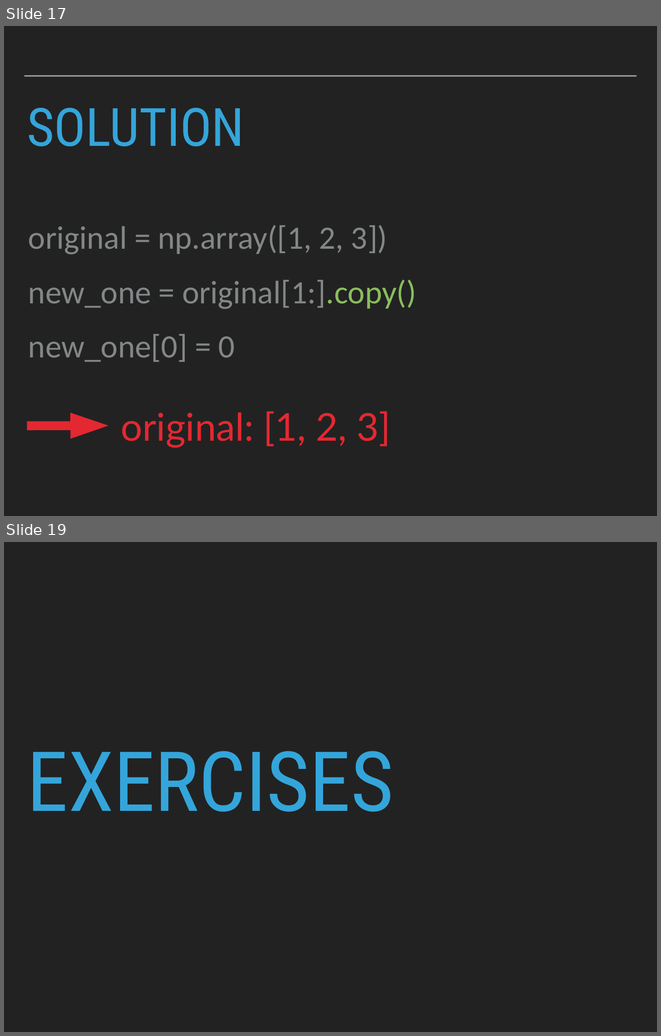
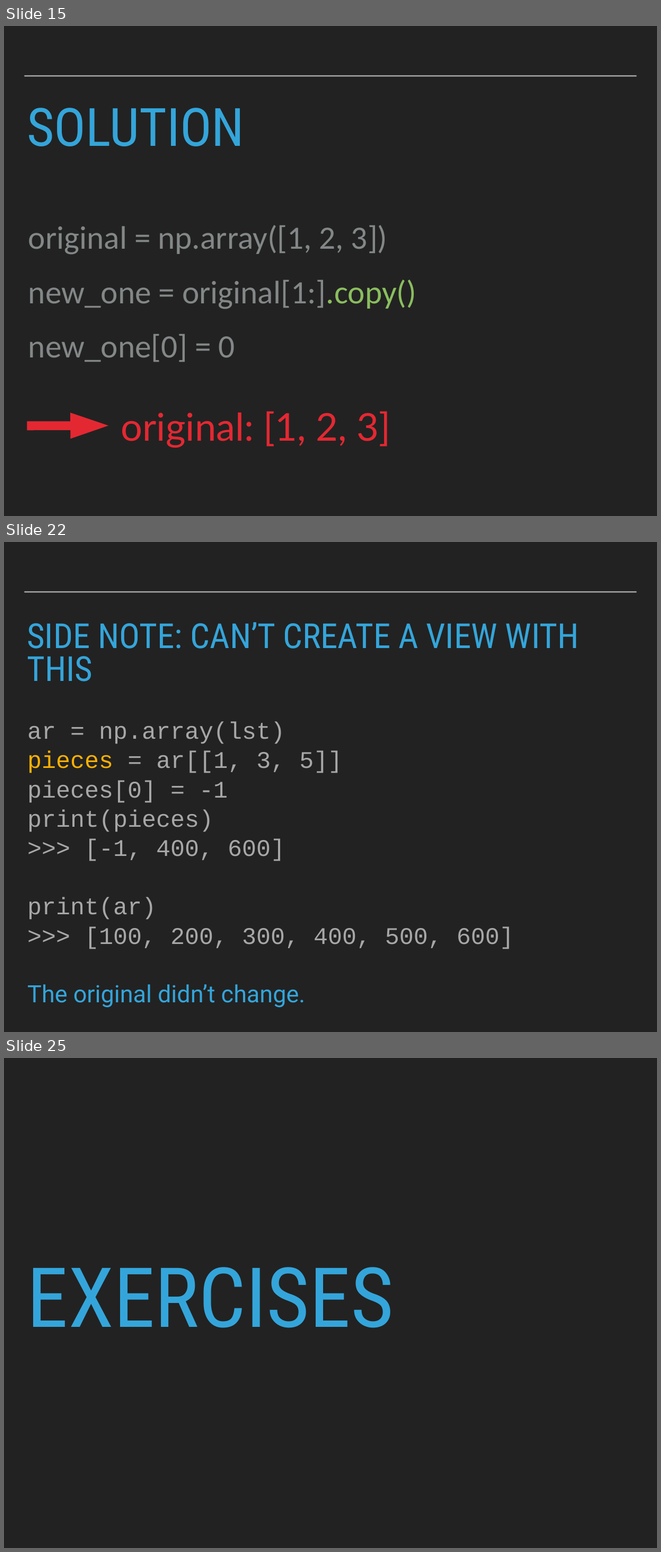
Before and after one commit to patricks1/python-for-data-science, a slide deck: Session05/Session5_Slides.pptx. Shown one above the other, each under a label of ours: slides 17 and 19 before the commit, slides 15, 22 and 25 after it; the slides between them are not shown. The pictures are 661x1036 and 661x1552 pixels, drawn with LibreOffice and Linux fonts; fonts in the diff are those of the drawing. Boxes give left, top, right and bottom in pixels: in the first picture for what was removed or moved away, otherwise in the second. Text is boxed around its words. In the diff, an @@ line names an element or a change of style, - is before the commit and + after.

```diff
--- a/Session05/Session5_Slides.pptx
+++ b/Session05/Session5_Slides.pptx
@@ slide 22 added at box(4, 542, 657, 1032), background #222222; not listed: 1 template element that a slide beside it also shows @@
@@ title added at box(27, 622, 579, 681), 54 pt, text #34A5DA @@
+SIDE NOTE: CAN’T CREATE A VIEW WITH THIS
@@ text added at box(27, 722, 514, 1007), 37.4 pt, text #A7A7A7 @@
+ar = np.array(lst)
+pieces = ar[[1, 3, 5]]
+pieces[0] = -1
+print(pieces)
+>>> [-1, 400, 600]
+print(ar)
+>>> [100, 200, 300, 400, 500, 600]
+The original didn’t change.
@@ what was slide 17 is now slide 15 @@
@@ what was slide 19 is now slide 25 @@
```
Also in this commit, not shown: 4 slides changed, 13 other slides added, 5 slides removed, 2 other files.
